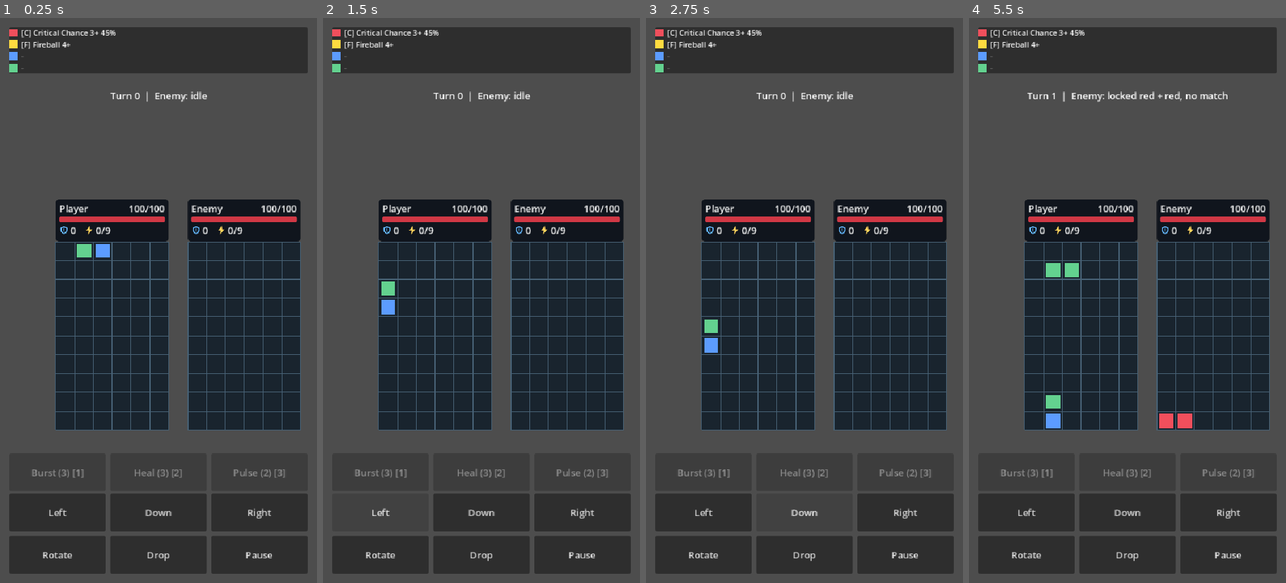
Above: before the commit, frames 1-4 (left to right).
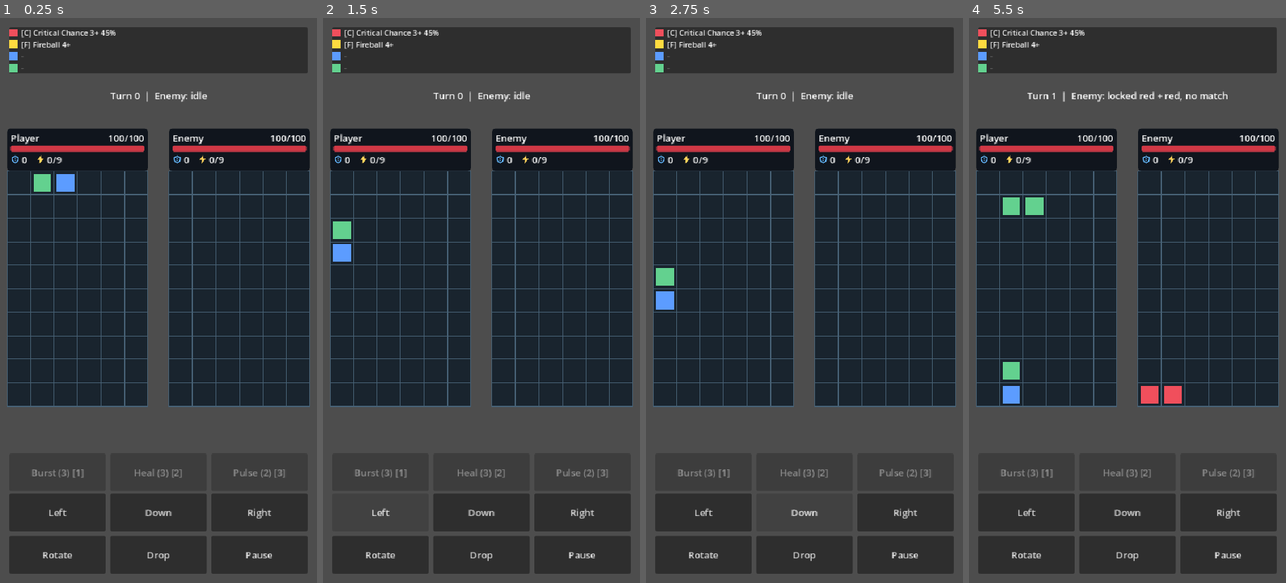
Above: after the commit, the same moments.

Repository: emarose/puzzle-fighter
Game: Godot game, scene res://scenes/main/Main.tscn
Same seed, same stepped clock (60 frames per second), same inputs: the game is played once before the commit and once after it.
Inputs:
- Up to frame 1 (0.25 s): no input
- Up to frame 2 (1.5 s): click "Rotate" at 0.5 s; click "Left" at 1.25 s
- Up to frame 3 (2.75 s): click "Down" at 2 s
- Up to frame 4 (5.5 s): click "Right" at 2.75 s; click "Drop" at 3.5 s; click "Pause" at 4.25 s; click "Resume (P)" at 5 s

The runs differ from the first frame. In frame 1, 29% of the frame differs, in the area x 2-98%, y 19-73%; in frame 2, 29%; in frame 3, 29%; in frame 4, 29%.

Commit message:
feat: UI fix

Diff:
--- a/resources/enemies/default_turn_pattern.tres
+++ b/resources/enemies/default_turn_pattern.tres
@@ -1,14 +1,7 @@
-[gd_resource type="Resource" script_class="EnemyTurnPattern" load_steps=2 format=3]
+[gd_resource type="Resource" script_class="EnemyTurnPattern" format=3 uid="uid://cukfcdo0n2tt7"]
 
-[ext_resource type="Script" path="res://scripts/core/definitions/EnemyTurnPattern.gd" id="1_pattern"]
+[ext_resource type="Script" uid="uid://dikasx0b8c712" path="res://scripts/core/definitions/EnemyTurnPattern.gd" id="1_pattern"]
 
 [resource]
 script = ExtResource("1_pattern")
-color_sequence = Array[String](["red", "blue", "green", "yellow", "red", "green", "blue", "yellow"])
-preferred_column_step = 2
-vertical_piece_every = 3
-match_priority = 100
-color_preference = 10
-column_preference = 5
-shape_preference = 2
-skill_use_every_turns = 0
+color_sequence = Array[String](["red", "blue", "green", "yellow", "green", "green", "blue", "yellow"])
--- a/scenes/battle/Battle.tscn
+++ b/scenes/battle/Battle.tscn
@@ -34,7 +34,7 @@
 script = ExtResource("5_input")
 
 [node name="PlayerBoardContainer" type="Node2D" parent="." unique_id=820351956]
-position = Vector2(95, 380)
+position = Vector2(12, 260)
 
 [node name="BoardView" parent="PlayerBoardContainer" unique_id=359752603 instance=ExtResource("7_boardview")]
 
@@ -45,7 +45,7 @@
 offset_bottom = 0.0
 
 [node name="EnemyBoardContainer" type="Node2D" parent="." unique_id=716373736]
-position = Vector2(320, 380)
+position = Vector2(288, 260)
 
 [node name="BoardView" parent="EnemyBoardContainer" unique_id=1614741143 instance=ExtResource("7_boardview")]
 
--- a/scenes/ui/ActorStatusPanel.tscn
+++ b/scenes/ui/ActorStatusPanel.tscn
@@ -31,8 +31,8 @@
 corner_radius_bottom_left = 3
 
 [node name="ActorStatusPanel" type="PanelContainer"]
-custom_minimum_size = Vector2(192, 72)
-offset_right = 192.0
+custom_minimum_size = Vector2(240, 72)
+offset_right = 240.0
 offset_bottom = 72.0
 mouse_filter = 2
 theme_override_styles/panel = SubResource("StyleBoxFlat_panel")
--- a/scenes/ui/BattleHud.tscn
+++ b/scenes/ui/BattleHud.tscn
@@ -38,7 +38,7 @@
 text = "Turn: 0"
 horizontal_alignment = 1
 
-[node name="SpecialGemToast" parent="MarginContainer/VBoxContainer" instance=ExtResource("4_toast")]
+[node name="SpecialGemToast" parent="MarginContainer/VBoxContainer" unique_id=1040314002 instance=ExtResource("4_toast")]
 layout_mode = 2
 
 [node name="SkillSpacer" type="Control" parent="MarginContainer/VBoxContainer" unique_id=905252790]
--- a/scripts/board/BoardMatchOutline.gd
+++ b/scripts/board/BoardMatchOutline.gd
@@ -4,7 +4,7 @@
 const OUTLINE_SHADER: Shader = preload("res://shaders/match_outline.gdshader")
 
 var board_dimensions: Vector2i = Vector2i(6, 10)
-var cell_dimensions: Vector2 = Vector2(32, 32)
+var cell_dimensions: Vector2 = Vector2(40, 40)
 var outline_material: ShaderMaterial
 var match_colors_texture: ImageTexture
 
--- a/scripts/board/BoardView.gd
+++ b/scripts/board/BoardView.gd
@@ -4,7 +4,7 @@
 
 @export var board_columns: int = 6
 @export var board_rows: int = 10
-@export var cell_size: Vector2 = Vector2(32, 32)
+@export var cell_size: Vector2 = Vector2(40, 40)
 @export var board_manager_path: NodePath
 @export var match_highlight_duration: float = 0.4
 
@@ -95,24 +95,32 @@
     explosion_tween = null
     queue_redraw()
 
-func find_prepared_group_at_screen_position(screen_position: Vector2, groups: Array, padding: float = 10.0) -> MatchManager.PreparedGroup:
+func find_prepared_group_at_screen_position(screen_position: Vector2, groups: Array, padding: float = 12.0) -> MatchManager.PreparedGroup:
     var local_position: Vector2 = to_local(screen_position)
     var best: MatchManager.PreparedGroup = null
     var best_distance: float = INF
     for group in groups:
         if not (group is MatchManager.PreparedGroup):
             continue
-        for cell_position in group.cells:
-            if typeof(cell_position) != TYPE_VECTOR2I:
-                continue
-            var rect := Rect2(Vector2(cell_position) * cell_size, cell_size).grow(padding)
-            if not rect.has_point(local_position):
-                continue
-            var distance: float = rect.get_center().distance_squared_to(local_position)
-            if distance < best_distance:
-                best_distance = distance
-                best = group
+        var touch_rect := _prepared_group_touch_rect(group, padding)
+        if touch_rect.size == Vector2.ZERO or not touch_rect.has_point(local_position):
+            continue
+        var distance: float = touch_rect.get_center().distance_squared_to(local_position)
+        if distance < best_distance:
+            best_distance = distance
+            best = group
     return best
+
+func _prepared_group_touch_rect(group: MatchManager.PreparedGroup, padding: float) -> Rect2:
+    var bounds := Rect2()
+    var has_cells := false
+    for cell_position in group.cells:
+        if typeof(cell_position) != TYPE_VECTOR2I:
+            continue
+        var cell_rect := Rect2(Vector2(cell_position) * cell_size, cell_size)
+        bounds = cell_rect if not has_cells else bounds.merge(cell_rect)
+        has_cells = true
+    return bounds.grow(padding) if has_cells else Rect2()
 
 func screen_position_to_cell(screen_position: Vector2) -> Vector2i:
     if board_manager == null:
@@ -145,9 +153,10 @@
                 continue
 
             var fill_color: Color = color_for_id(cell.color_id)
+            var cell_inset := cell_size.x * 0.125
             var inner_rect: Rect2 = Rect2(
-                Vector2(x * cell_size.x + 4, y * cell_size.y + 4),
-                cell_size - Vector2(8, 8)
+                Vector2(x * cell_size.x + cell_inset, y * cell_size.y + cell_inset),
+                cell_size - Vector2(cell_inset * 2.0, cell_inset * 2.0)
             )
             draw_rect(inner_rect, fill_color)
             if not cell.special_gem_id.is_empty():
--- a/scripts/input/InputController.gd
+++ b/scripts/input/InputController.gd
@@ -47,6 +47,13 @@
 
 func _can_execute_command() -> bool:
     return battle_controller != null and _can_accept_player_input()
+
+func _can_resolve_prepared_group() -> bool:
+    if battle_controller == null:
+        return false
+    if battle_manager == null:
+        return true
+    return battle_manager.can_player_act() or battle_manager.can_enemy_act()
 
 func _unhandled_input(event: InputEvent) -> void:
     if event is InputEventScreenTouch:
@@ -88,7 +95,7 @@
 
 func _handle_screen_touch(event: InputEventScreenTouch) -> void:
     if event.pressed:
-        if active_touch_index >= 0 or get_tree().paused or not _can_execute_command():
+        if active_touch_index >= 0 or get_tree().paused or not _can_resolve_prepared_group():
             return
         active_touch_index = event.index
         touch_start_position = event.position
@@ -101,13 +108,16 @@
     touch_current_position = event.position
     var swipe_delta: Vector2 = touch_current_position - touch_start_position
     active_touch_index = -1
-    if get_tree().paused or not _can_execute_command():
+    if get_tree().paused:
         return
 
     if swipe_delta.length() < SWIPE_THRESHOLD:
-        _handle_tap(touch_current_position)
-        return
-
+        if _can_resolve_prepared_group():
+            _handle_tap(touch_current_position)
+        return
+
+    if not _can_execute_command():
+        return
     _execute_swipe(swipe_delta)
 
 func _handle_tap(screen_position: Vector2) -> void:
--- a/scripts/pieces/PieceView.gd
+++ b/scripts/pieces/PieceView.gd
@@ -2,7 +2,7 @@
 extends Node2D
 
 var piece: Piece
-var cell_size: Vector2 = Vector2(32, 32)
+var cell_size: Vector2 = Vector2(40, 40)
 
 func show_piece(p_piece: Piece) -> void:
 	piece = p_piece
@@ -21,9 +21,10 @@
 		var local_position: Vector2i = block.get("local_position", Vector2i.ZERO)
 		var world_position: Vector2i = piece.logical_position + local_position
 		var color: Color = color_for_id(piece.get_block_color(index))
+		var cell_inset := cell_size.x * 0.125
 		var rect := Rect2(
-			Vector2(world_position.x * cell_size.x + 4, world_position.y * cell_size.y + 4),
-			cell_size - Vector2(8, 8)
+			Vector2(world_position.x * cell_size.x + cell_inset, world_position.y * cell_size.y + cell_inset),
+			cell_size - Vector2(cell_inset * 2.0, cell_inset * 2.0)
 		)
 		draw_rect(rect, color)
 		if not str(block.get("special_gem_id", "")).is_empty():
--- a/shaders/match_outline.gdshader
+++ b/shaders/match_outline.gdshader
@@ -4,7 +4,7 @@
 uniform sampler2D match_colors : filter_nearest, repeat_disable;
 uniform vec2 board_dimensions = vec2(6.0, 10.0);
 uniform vec2 cell_dimensions = vec2(32.0, 32.0);
-uniform float outline_width_px = 2.0;
+uniform float outline_width_px = 3.0;
 
 bool is_matched_cell(vec2 cell) {
 	if (cell.x < 0.0
--- /dev/null
+++ b/tests/PreparedGroupEnemyTurnInput_test.gd
@@ -0,0 +1,53 @@
+extends SceneTree
+
+class EnemyTurnBattleManager:
+	extends Node
+
+	func can_player_act() -> bool:
+		return false
+
+	func can_enemy_act() -> bool:
+		return true
+
+class TapTargetBattleController:
+	extends Node
+
+	var tap_count: int = 0
+
+	func try_resolve_prepared_group_at_screen_position(_screen_position: Vector2) -> bool:
+		tap_count += 1
+		return true
+
+func _init() -> void:
+	call_deferred("_run")
+
+func _run() -> void:
+	var battle_controller := TapTargetBattleController.new()
+	var battle_manager := EnemyTurnBattleManager.new()
+	battle_manager.name = "BattleManager"
+	battle_controller.add_child(battle_manager)
+
+	var input_controller := InputController.new()
+	input_controller.name = "InputController"
+	battle_controller.add_child(input_controller)
+	root.add_child(battle_controller)
+	await process_frame
+
+	_simulate_tap(input_controller, Vector2(100, 100))
+	assert(battle_controller.tap_count == 1)
+
+	print("PreparedGroupEnemyTurnInput_test passed")
+	quit()
+
+func _simulate_tap(input_controller: InputController, position: Vector2) -> void:
+	var press := InputEventScreenTouch.new()
+	press.index = 0
+	press.pressed = true
+	press.position = position
+	input_controller._unhandled_input(press)
+
+	var release := InputEventScreenTouch.new()
+	release.index = 0
+	release.pressed = false
+	release.position = position
+	input_controller._unhandled_input(release)
--- /dev/null
+++ b/tests/PreparedGroupTouchTarget_test.gd
@@ -0,0 +1,24 @@
+extends SceneTree
+
+func _init() -> void:
+	call_deferred("_run")
+
+func _run() -> void:
+	var board_view := BoardView.new()
+	var group := MatchManager.PreparedGroup.new(
+		1,
+		"red",
+		[Vector2i(0, 0), Vector2i(1, 0), Vector2i(0, 1)]
+	)
+
+	var selected: MatchManager.PreparedGroup = board_view.find_prepared_group_at_screen_position(
+		Vector2(60, 60),
+		[group]
+	)
+	assert(selected == group)
+
+	selected = board_view.find_prepared_group_at_screen_position(Vector2(120, 120), [group])
+	assert(selected == null)
+
+	print("PreparedGroupTouchTarget_test passed")
+	quit()
Not shown, added: tests/PreparedGroupEnemyTurnInput_test.gd.uid
Not shown, added: tests/PreparedGroupTouchTarget_test.gd.uid
Not shown, changed: tests/README.md
